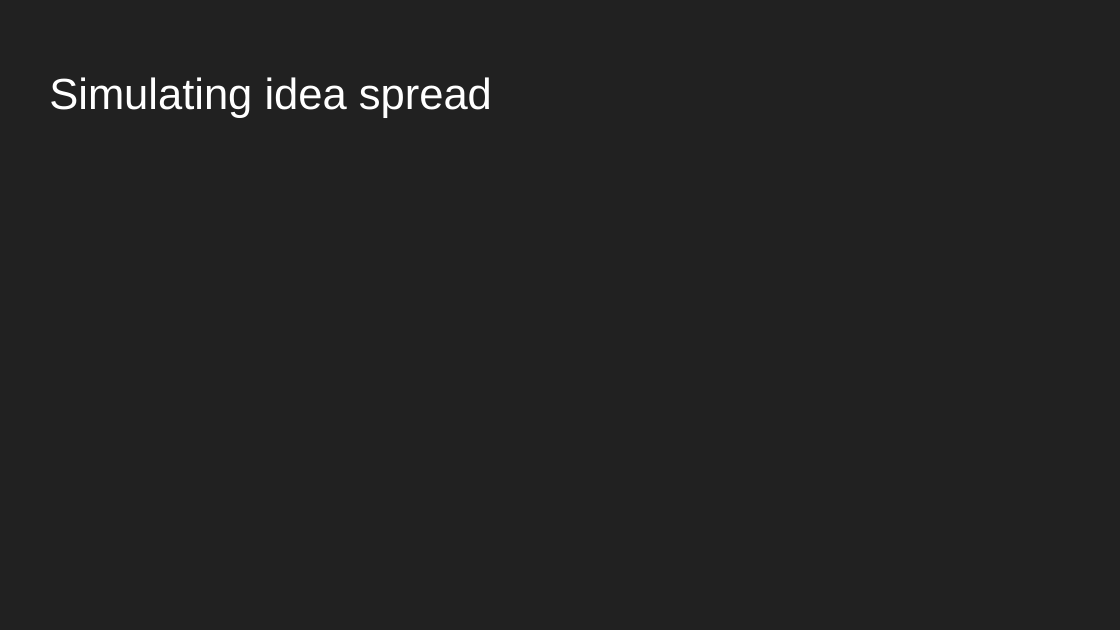
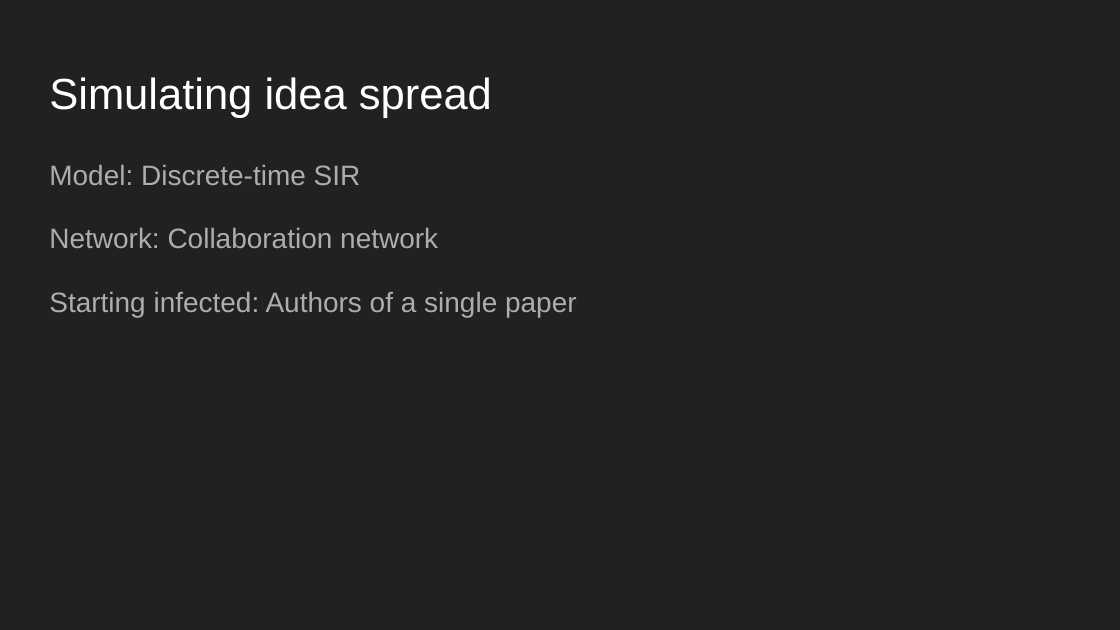
Before and after one commit to rohitmujumdar/Propagation-of-Epidemics-in-Citation-Networks, a slide deck: slide 10 of DOC/Presentation.pptx (slide 6 before the commit). Drawn at 1120x630 pixels with LibreOffice and Linux fonts; fonts in the diff are those of the drawing. Boxes give left, top, right and bottom in pixels: in the first picture for what was removed or moved away, otherwise in the second. Text is boxed around its words. In the diff, an @@ line names an element or a change of style, - is before the commit and + after.

```diff
--- a/DOC/Presentation.pptx
+++ b/DOC/Presentation.pptx
@@ text added at (x1=49, y1=164, x2=577, y2=317), 18 pt, text #ADADAD @@
+Model: Discrete-time SIR
+Network: Collaboration network
+Starting infected: Authors of a single paper
```
Also in this commit, not shown: 3 other slides changed, 9 slides added, 1 slide removed, 1 other file.
